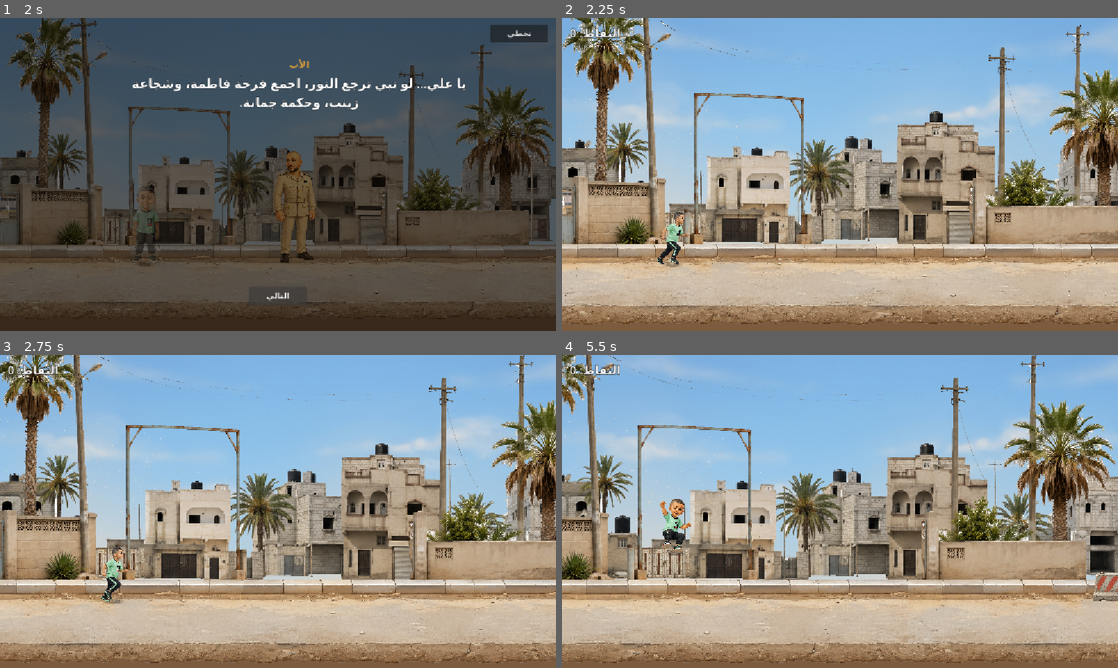
Above: before the commit, frames 1-4 (two rows, left to right).
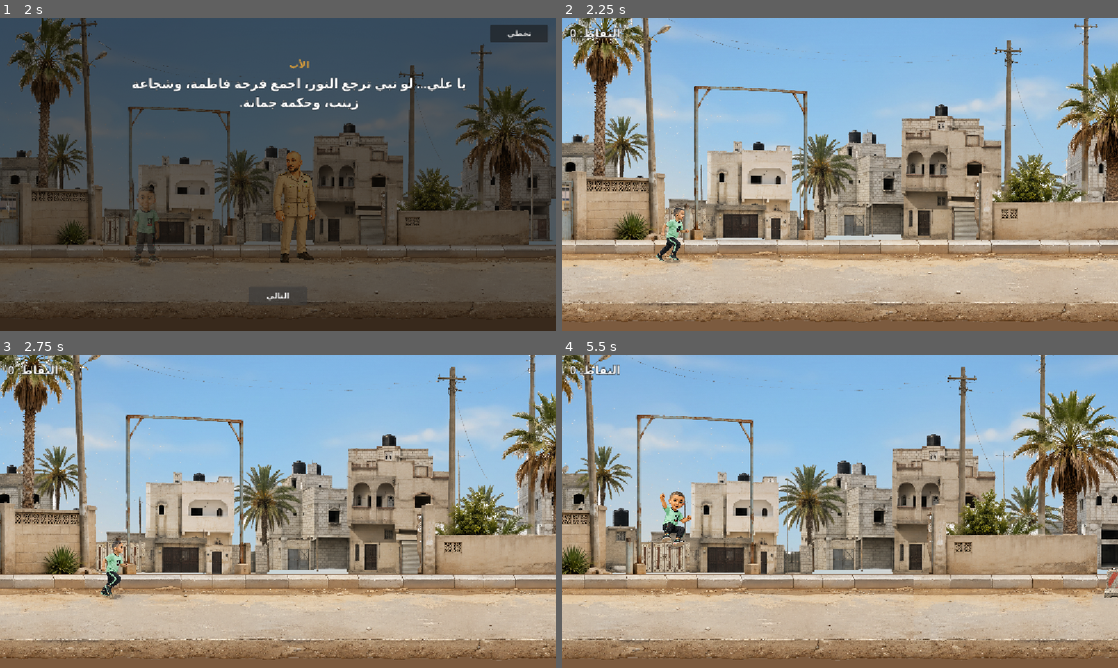
Above: after the commit, the same moments.

Repository: HamzaJwan/Ali-s-Runner
Game: Godot game, scene res://scenes/Main.tscn
Two runs of this game, one before a commit and one after it. Both use one fixed random seed, a clock stepped at 60 frames per second and the inputs below.
Inputs (mouse positions are in pixels of both pictures, inside the frame that each line leads up to):
- Up to frame 1 (2 s): click "ابدأ اللعب" at 0.5 s; click "التالي" at 1.25 s
- Up to frame 2 (2.25 s): click "تخطي" at 2 s
- Up to frame 3 (2.75 s): no input
- Up to frame 4 (5.5 s): tap Enter (ui_accept) at 2.75, 3.02, 3.77, 5.27 s; move the mouse to (962, 495) at 2.77 s; click (962, 495) at 2.92 s; move the mouse to (728, 527) at 3.52 s; click (728, 527) at 3.67 s; move the mouse to (895, 442) at 4.27 s; click (895, 442) at 4.42 s; move the mouse to (812, 574) at 5.02 s; click (812, 574) at 5.17 s

Frame 1 is identical in both runs. In frame 2, 32% of the frame differs, in the area x 0-100%, y 0-98%; in frame 3, 37%; in frame 4, 38%, in the area x 0-100%, y 0-99%.

Commit message:
autopilot: gameplay framing and obstacle grounding polish
Increase gameplay zoom 1.12 -> 1.15 (still no margins, reaction time at
max speed ~2.95s, comfortably above the fairness floor).

Ground obstacles visually: add a small soft contact shadow scaled to
each obstacle's own collision_width (shared build_oval_polygon() helper
promoted to asset_utils.gd, reusing the same shape Ali's ground shadow
already uses), plus a tiny 3px visual-only sink of the sprite into the
road - collision_bottom_y and CollisionShape2D are untouched.

Improve runner lane readability: ROAD_SURFACE_Y stays exactly 510, but
the camera's vertical framing target moved from implicitly pinning the
road surface at screen Y 510 to a new CAMERA_TARGET_SCREEN_Y = 500,
panning the view to show more road depth below Ali and push the curb
line further up-screen, chosen as the safe maximum pan before the
visible world bottom would exceed GroundBase's fixed coverage.

Co-Authored-By: Claude Sonnet 4.6 <noreply@anthropic.com>

Diff:
--- a/scripts/asset_utils.gd
+++ b/scripts/asset_utils.gd
@@ -1,4 +1,15 @@
 extends RefCounted
+
+
+## Shared with player.gd's own ground-shadow shape (same oval-from-points
+## approach) so any future caller gets the same cheap, soft, non-rectangular
+## contact shadow instead of reinventing a flat polygon.
+static func build_oval_polygon(radius: Vector2, point_count: int = 14) -> PackedVector2Array:
+	var points := PackedVector2Array()
+	for i in point_count:
+		var angle := TAU * float(i) / float(point_count)
+		points.append(Vector2(cos(angle) * radius.x, sin(angle) * radius.y))
+	return points
 
 
 static func load_texture_with_fallback(path: String) -> Texture2D:
--- a/scripts/main.gd
+++ b/scripts/main.gd
@@ -111,21 +111,30 @@
 # nominal 1152x648 view, the wider-than-expected visible world exposed bare
 # viewport clear color as dark/gray margins past their edges. Fixed by
 # assigning GAMEPLAY_ZOOM_FACTOR directly (no inversion).
-const GAMEPLAY_ZOOM_FACTOR := 1.12
+const GAMEPLAY_ZOOM_FACTOR := 1.15
 const GAMEPLAY_CAMERA_ZOOM := Vector2(GAMEPLAY_ZOOM_FACTOR, GAMEPLAY_ZOOM_FACTOR)
 const DEFAULT_CAMERA_ZOOM := Vector2.ONE
 const DEFAULT_CAMERA_POSITION := Vector2(VIEW_W / 2.0, VIEW_H / 2.0)
 # Solved so that, after zooming, Ali's world X (PLAYER_START_X) still lands
-# at roughly screen X 235 (inside the requested 220-250 band) and
-# ROAD_SURFACE_Y still lands at the same screen Y as the unzoomed view -
-# the zoom reads as "everything got closer," not as a pan/crop. Godot's
+# at roughly screen X 235 (inside the requested 220-250 band). Godot's
 # screen-to-world mapping is screen = (world - camera) * zoom + view/2, so
-# solving for camera divides by zoom (not multiplies, now that zoom holds
-# the real >1 magnification value rather than its inverse).
+# solving for camera divides by zoom (not multiplies, since zoom holds the
+# real >1 magnification value, not its inverse).
 const CAMERA_TARGET_SCREEN_X := 235.0
+# v1.36E: CAMERA_TARGET_SCREEN_Y is deliberately NOT ROAD_SURFACE_Y (510)
+# anymore. Pinning the road surface to its own unzoomed screen position
+# left Ali's head/sprite reading as right up against the curb line, since
+# that ratio is fixed by the art's own world-space proportions and zoom
+# alone can't change it - only *panning* the vertical framing can give the
+# road more visual depth below Ali and push the curb further up-screen.
+# 500 is the largest safe downward pan at this zoom: any further and the
+# visible world bottom would exceed GroundBase's fixed coverage (VIEW_H)
+# and re-expose a margin, exactly like the v1.36D-HOTFIX bug. Re-verified
+# by the v1.36E smoke test.
+const CAMERA_TARGET_SCREEN_Y := 500.0
 const GAMEPLAY_CAMERA_POSITION := Vector2(
 	PLAYER_START_X - (CAMERA_TARGET_SCREEN_X - VIEW_W / 2.0) / GAMEPLAY_CAMERA_ZOOM.x,
-	ROAD_SURFACE_Y - (ROAD_SURFACE_Y - VIEW_H / 2.0) / GAMEPLAY_CAMERA_ZOOM.y
+	ROAD_SURFACE_Y - (CAMERA_TARGET_SCREEN_Y - VIEW_H / 2.0) / GAMEPLAY_CAMERA_ZOOM.y
 )
 const CAMERA_TRANSITION_TIME := 0.35
 const START_PLAYER_POSITION := Vector2(
--- a/scripts/obstacle.gd
+++ b/scripts/obstacle.gd
@@ -14,6 +14,21 @@
 	"collision_height": 50.0,
 }
 
+# Contact shadow: a small soft oval directly under the obstacle's own
+# footprint (scaled to its collision_width, so wider obstacles get a wider
+# shadow), the same cheap non-rectangular-Polygon2D approach already used
+# for Ali's own ground shadow. Visual-only - does not touch collision.
+const SHADOW_COLOR := Color(0.06, 0.05, 0.04, 0.34)
+const SHADOW_WIDTH_RATIO := 0.95
+const SHADOW_HEIGHT_RATIO := 0.26
+const SHADOW_OVAL_POINTS := 14
+
+# Tiny visual-only sink so the sprite reads as settled into the road
+# instead of floating just above it. Only ever shifts where the SPRITE is
+# drawn - collision_shape/collision_bottom_y (and therefore jump/hit
+# fairness) are completely untouched.
+const VISUAL_SINK_PX := 3.0
+
 @export var speed := DEFAULT_SPEED
 
 @onready var obstacle_sprite: Sprite2D = $ObstacleSprite
@@ -22,6 +37,7 @@
 
 var _active := true
 var _definition: Dictionary = DEFAULT_DEFINITION.duplicate(true)
+var _shadow: Polygon2D
 
 
 func configure(definition: Dictionary, movement_speed: float) -> void:
@@ -67,6 +83,7 @@
 		Vector2(-collision_width / 2.0, collision_height / 2.0),
 	])
 	placeholder_shape.color = _definition["placeholder_color"]
+	_apply_shadow(collision_width, collision_bottom_y)
 
 	if ASSET_UTILS.set_sprite_texture_if_exists(
 			obstacle_sprite, _definition["asset_path"]
@@ -76,11 +93,11 @@
 			obstacle_sprite, _definition["visual_target_height"]
 		)
 		ASSET_UTILS.align_sprite_visible_bottom(
-			obstacle_sprite, collision_bottom_y
+			obstacle_sprite, collision_bottom_y + VISUAL_SINK_PX
 		)
 		print("[layout] Obstacle id=", _definition["id"],
 			" final_scale=", obstacle_sprite.scale,
-			" visible_bottom=", collision_bottom_y,
+			" visible_bottom=", collision_bottom_y + VISUAL_SINK_PX,
 			" collision_bottom=", collision_bottom_y)
 		placeholder_shape.visible = false
 	else:
@@ -88,3 +105,18 @@
 		placeholder_shape.visible = true
 		print("[layout] Obstacle id=", _definition["id"],
 			" using placeholder size=", rectangle.size)
+
+
+func _apply_shadow(collision_width: float, collision_bottom_y: float) -> void:
+	if _shadow == null:
+		_shadow = Polygon2D.new()
+		_shadow.z_as_relative = true
+		_shadow.z_index = -1
+		add_child(_shadow)
+	var shadow_radius := Vector2(
+		collision_width * SHADOW_WIDTH_RATIO / 2.0,
+		collision_width * SHADOW_HEIGHT_RATIO / 2.0
+	)
+	_shadow.polygon = ASSET_UTILS.build_oval_polygon(shadow_radius, SHADOW_OVAL_POINTS)
+	_shadow.color = SHADOW_COLOR
+	_shadow.position = Vector2(0, collision_bottom_y)
Not shown, changed: docs/AUTOPILOT_PROGRESS.md
